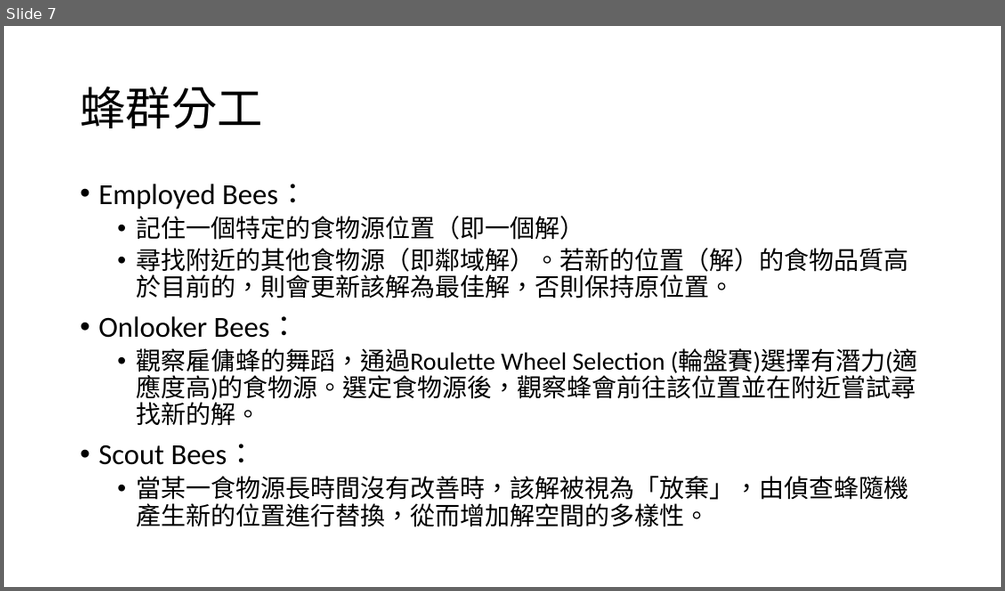
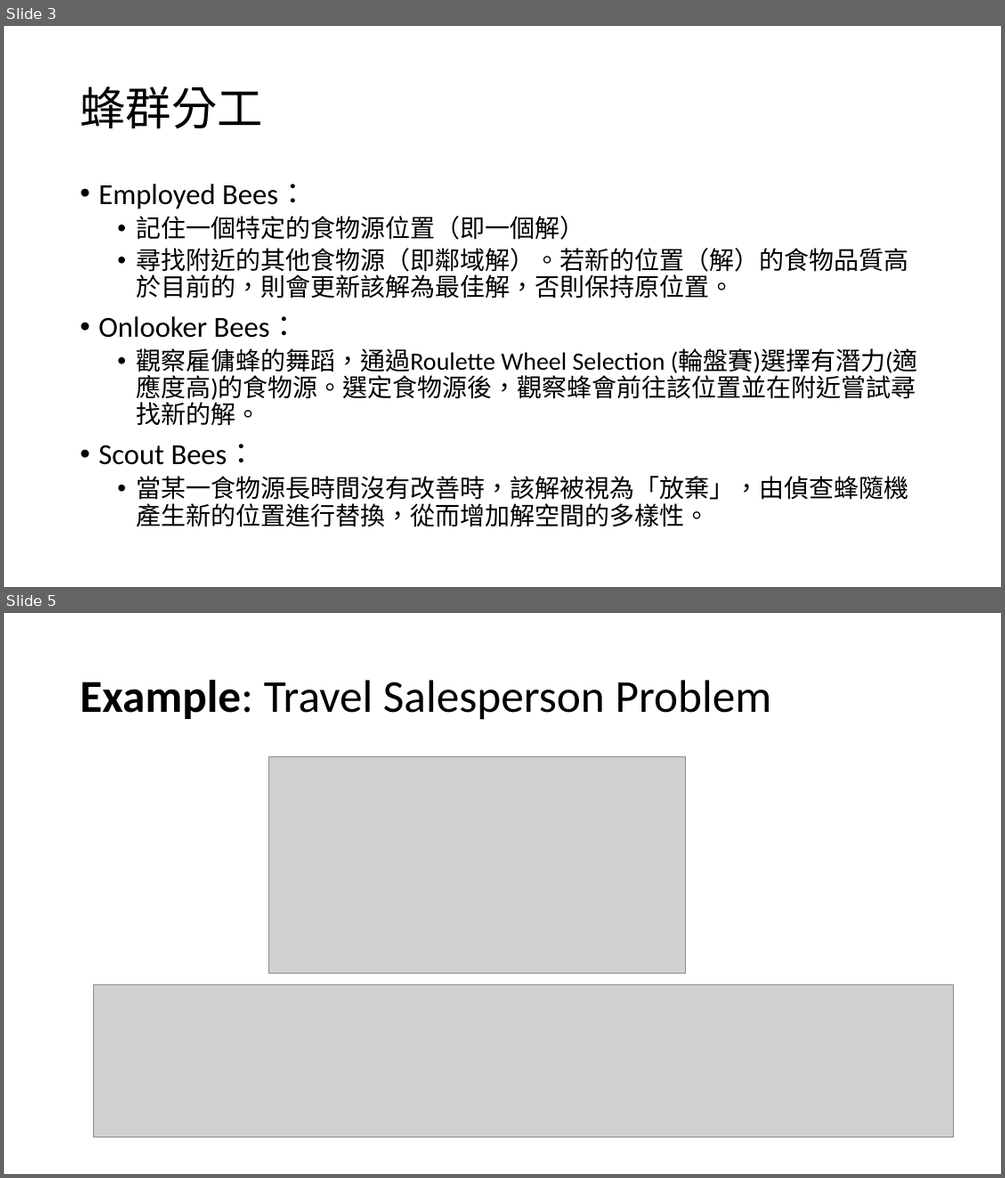
Before and after one commit to dreamakerChao/algorithm_final, a slide deck: 高等演算法報告.pptx. Shown one above the other, each under a label of ours: slide 7 before the commit, slides 3 and 5 after it; the slides between them are not shown. The pictures are 1005x591 and 1005x1178 pixels, drawn with LibreOffice and Linux fonts; fonts in the diff are those of the drawing; grey boxes stand for pictures. Boxes give left, top, right and bottom in pixels: in the first picture for what was removed or moved away, otherwise in the second. Text is boxed around its words. In the diff, an @@ line names an element or a change of style, - is before the commit and + after.

```diff
--- a/高等演算法報告.pptx
+++ b/高等演算法報告.pptx
@@ slide 5 added at (4,613,1001,1174), background #FFFFFF @@
@@ title added at (80,680,772,720), 44 pt, text #000000 @@
+Example: Travel Salesperson Problem
@@ picture added at (268,756,686,973) @@
@@ picture added at (94,985,954,1136) @@
@@ what was slide 7 is now slide 3 @@
```
Also in this commit, not shown: 3 slides changed, 1 other slide added, 6 slides removed, 2 other files.
